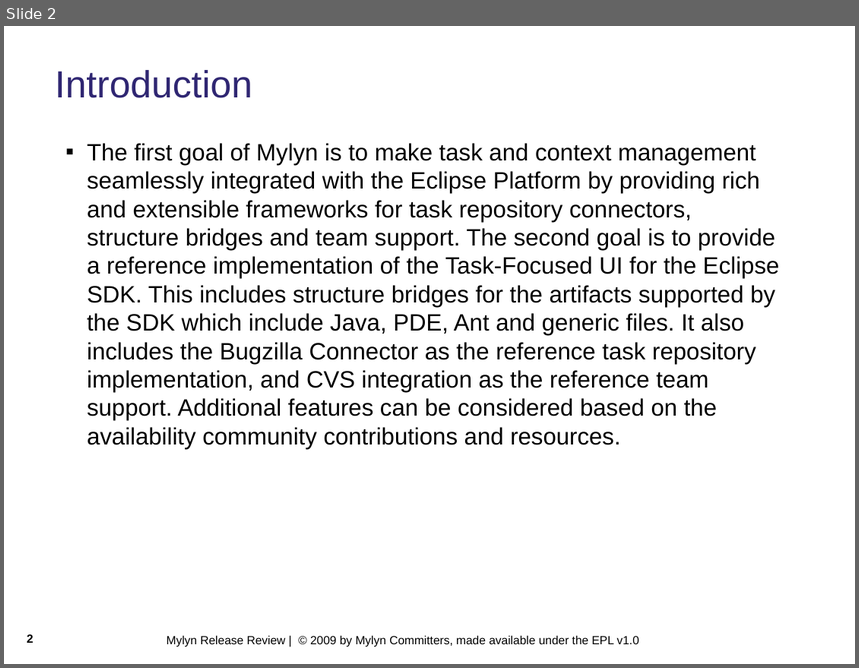
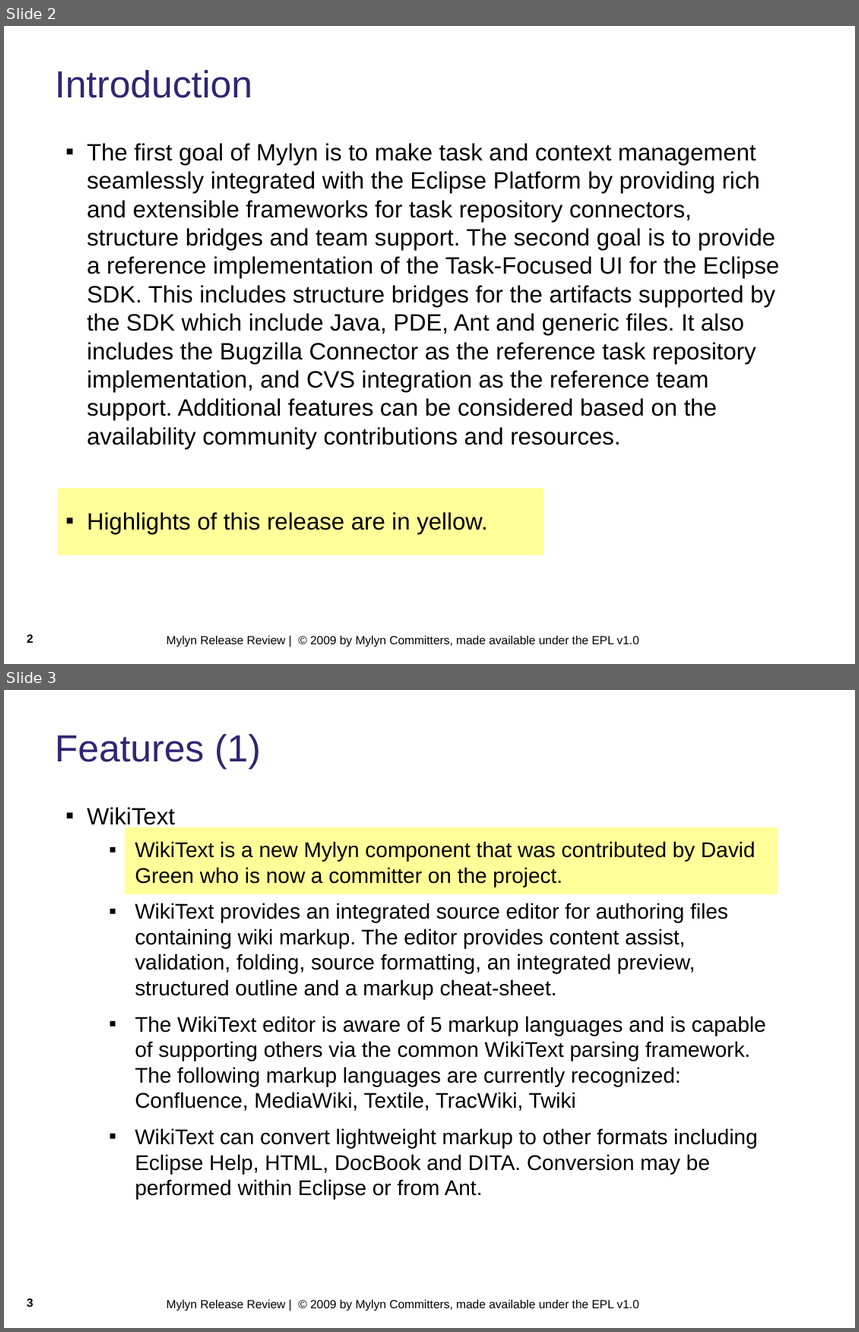
Before and after one commit to eclipse-mylyn/mylyn-website, a slide deck: publications/2009-03-mylyn-3.1-release-review.ppt. Shown one above the other, each under a label of ours: slide 2 before the commit, slides 2 and 3 after it. The pictures are 859x668 and 859x1332 pixels, drawn with LibreOffice and Linux fonts; fonts in the diff are those of the drawing; background and template pictures are left out. Boxes give left, top, right and bottom in pixels: in the first picture for what was removed or moved away, otherwise in the second. Text is boxed around its words. In the diff, an @@ line names an element or a change of style, - is before the commit and + after.

Commit message:
NEW - bug 263860: prepare Mylyn 3.1 release review https://bugs.eclipse.org/bugs/show_bug.cgi?id=263860

```diff
--- a/publications/2009-03-mylyn-3.1-release-review.ppt
+++ b/publications/2009-03-mylyn-3.1-release-review.ppt
@@ slide 3 added at [4, 690, 855, 1328], background #FFFFFF; not listed: 1 template element that a slide beside it also shows @@
@@ text added at [55, 734, 261, 769], 32 pt, text #2F2672 @@
+Features (1)
@@ text added at [87, 807, 766, 1199], 18 pt, text #000000 @@
+▪ WikiText
+  ▪ WikiText is a new Mylyn component that was contributed by David Green who is now a committer on the project.
+  ▪ WikiText provides an integrated source editor for authoring files containing wiki markup. The editor provides content assist, validation, folding, source formatting, an integrated preview, structured outline and a markup cheat-sheet.
+  ▪ The WikiText editor is aware of 5 markup languages and is capable of supporting others via the common WikiText parsing framework. The following markup languages are currently recognized: Confluence, MediaWiki, Textile, TracWiki, Twiki
+  ▪ WikiText can convert lightweight markup to other formats including Eclipse Help, HTML, DocBook and DITA. Conversion may be performed within Eclipse or from Ant.
@@ rectangle added at [125, 827, 778, 894], fill #FFFF99 @@
@@ page number added at [27, 1299, 34, 1307], 10 pt, text #000000, bold @@
+3
@@ slide 2 changed as well @@
@@ rectangle added at [58, 488, 544, 556], fill #FFFF99 @@
```
Also in this commit, not shown: 13 other slides changed, 2 other slides added, 1 slide removed.
